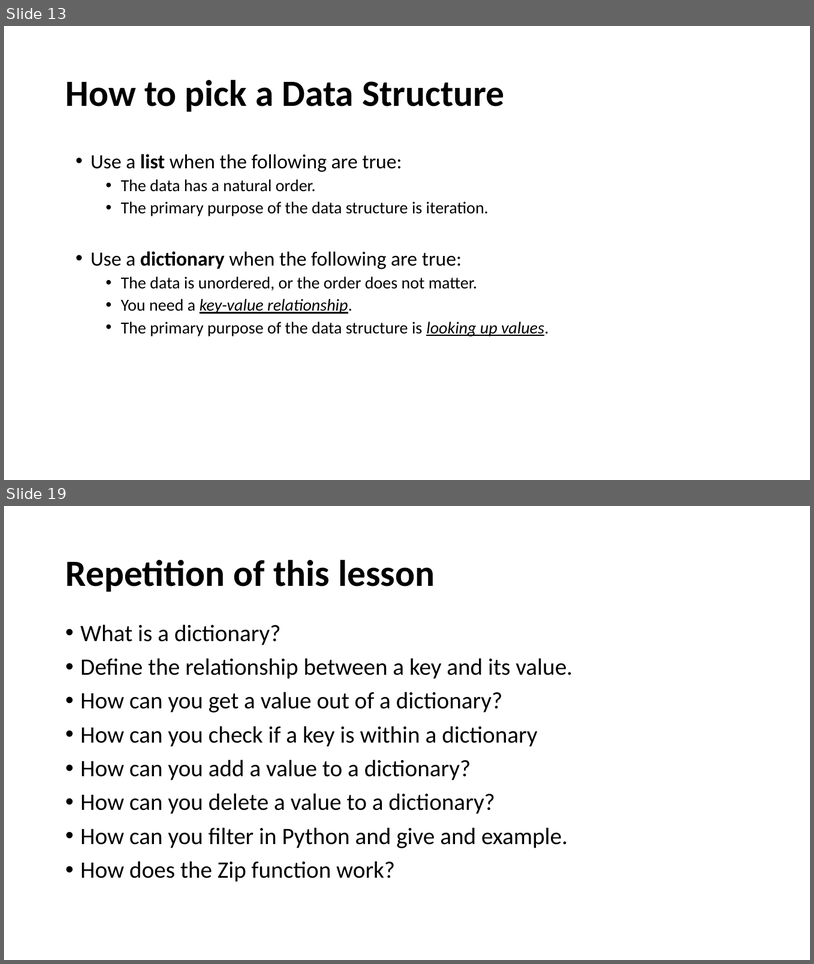
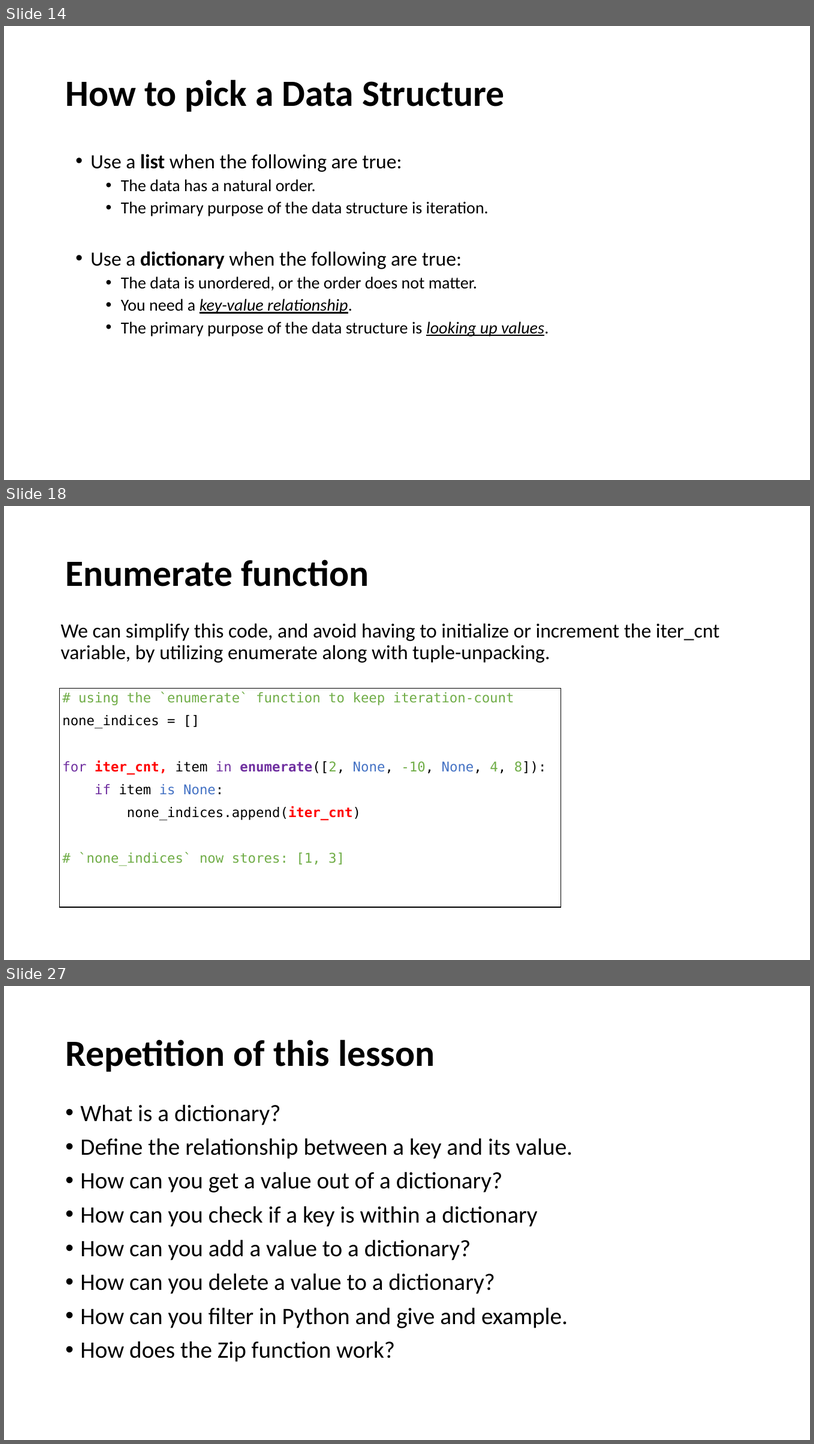
Before and after one commit to UCLL-PR2/exercises, a slide deck: 03-iterable/programming2_iterable.pptx. Shown one above the other, each under a label of ours: slides 13 and 19 before the commit, slides 14, 18 and 27 after it; the slides between them are not shown. The pictures are 814x964 and 814x1444 pixels, drawn with LibreOffice and Linux fonts; fonts in the diff are those of the drawing. Boxes give left, top, right and bottom in pixels: in the first picture for what was removed or moved away, otherwise in the second. Text is boxed around its words. In the diff, an @@ line names an element or a change of style, - is before the commit and + after.

```diff
--- a/03-iterable/programming2_iterable.pptx
+++ b/03-iterable/programming2_iterable.pptx
@@ slide 18 added at [4, 506, 810, 960], background #FFFFFF @@
@@ title added at [65, 559, 369, 586], 44 pt, text #000000, bold @@
+Enumerate function
@@ text added at [61, 623, 720, 663], 24 pt, text #000000 @@
+  We can simplify this code, and avoid having to initialize or increment the iter_cnt variable, by utilizing enumerate along with tuple-unpacking.
@@ rectangle added at [60, 688, 561, 907], outline #000000 1 pt, 16 pt, text #70AD47 @@
+# using the `enumerate` function to keep iteration-count
+none_indices = []
+for iter_cnt, item in enumerate([2, None, -10, None, 4, 8]):
+if item is None:
+none_indices.append(iter_cnt)
+# `none_indices` now stores: [1, 3]
@@ what was slide 13 is now slide 14 @@
@@ what was slide 19 is now slide 27 @@
```
Also in this commit, not shown: 8 slides changed, 7 other slides added, 5 other files.
